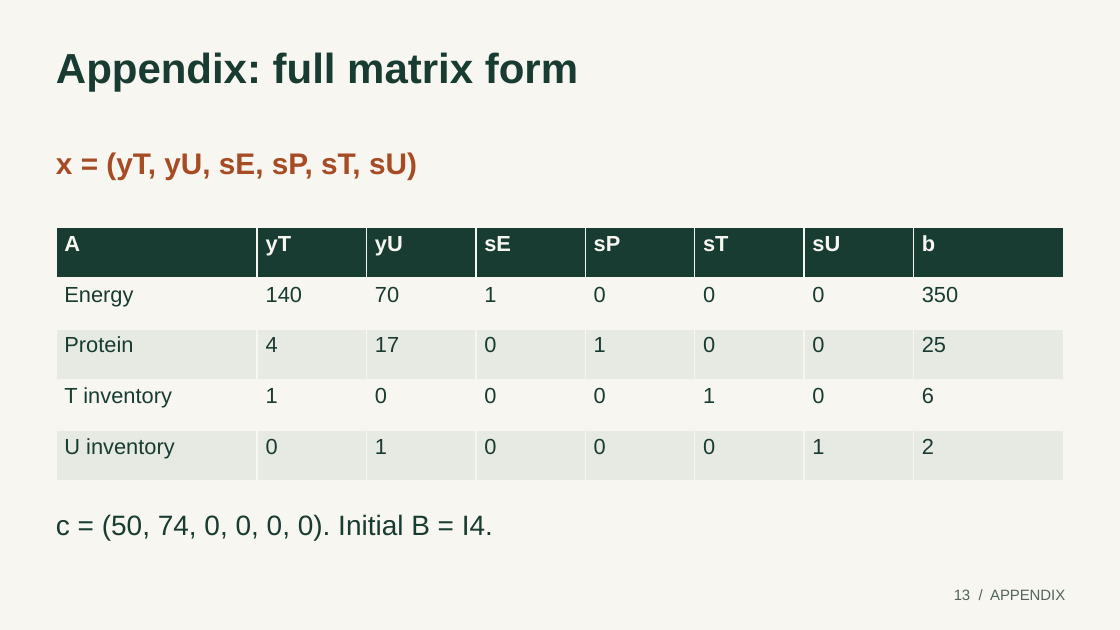
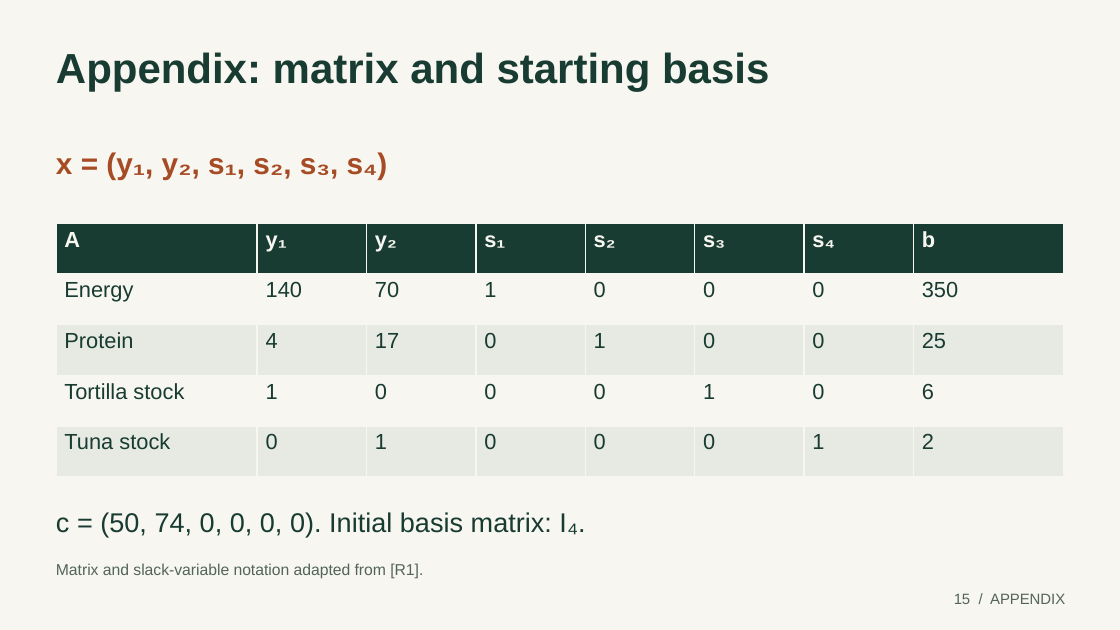
Before and after one commit to mavroul1s/TrailBalance, a slide deck: slide 15 of presentations/milestone-01/TrailBalance-Milestone-01.pptx (slide 13 before the commit). Drawn at 1120x630 pixels with LibreOffice and Linux fonts; fonts in the diff are those of the drawing. Boxes give left, top, right and bottom in pixels: in the first picture for what was removed or moved away, otherwise in the second. Text is boxed around its words. In the diff, an @@ line names an element or a change of style, - is before the commit and + after.

Commit message:
Focus Trail Balance presentation on the hiking problem and clarify notation

```diff
--- a/presentations/milestone-01/TrailBalance-Milestone-01.pptx
+++ b/presentations/milestone-01/TrailBalance-Milestone-01.pptx
@@ text at (x1=56, y1=52, x2=769, y2=92): text changed @@
-Appendix: full matrix form
+Appendix: matrix and starting basis
@@ text at (x1=56, y1=152, x2=388, y2=179): text changed @@
-x = (yT, yU, sE, sP, sT, sU)
+x = (y₁, y₂, s₁, s₂, s₃, s₄)
@@ table at (x1=56, y1=223, x2=1064, y2=477) @@
-row 1: A | yT | yU | sE | sP | sT | sU | b
+row 1: A | y₁ | y₂ | s₁ | s₂ | s₃ | s₄ | b
-row 4, column 1: T inventory
+row 4, column 1: Tortilla stock
-row 5, column 1: U inventory
+row 5, column 1: Tuna stock
@@ table moved from (x1=56, y1=228, x2=1064, y2=481) to (x1=56, y1=223, x2=1064, y2=477) @@
@@ text at (x1=56, y1=512, x2=585, y2=537): text changed; size 24 to 23.2 pt @@
-c = (50, 74, 0, 0, 0, 0). Initial B = I4.
+c = (50, 74, 0, 0, 0, 0). Initial basis matrix: I₄.
@@ text added at (x1=56, y1=563, x2=423, y2=579), 13.5 pt, text #52645B @@
+Matrix and slack-variable notation adapted from [R1].
@@ text at (x1=954, y1=593, x2=1065, y2=604): text changed @@
-13 / APPENDIX
+15 / APPENDIX
```
Also in this commit, not shown: 9 other slides changed, 10 slides added, 8 slides removed, 8 other files.
